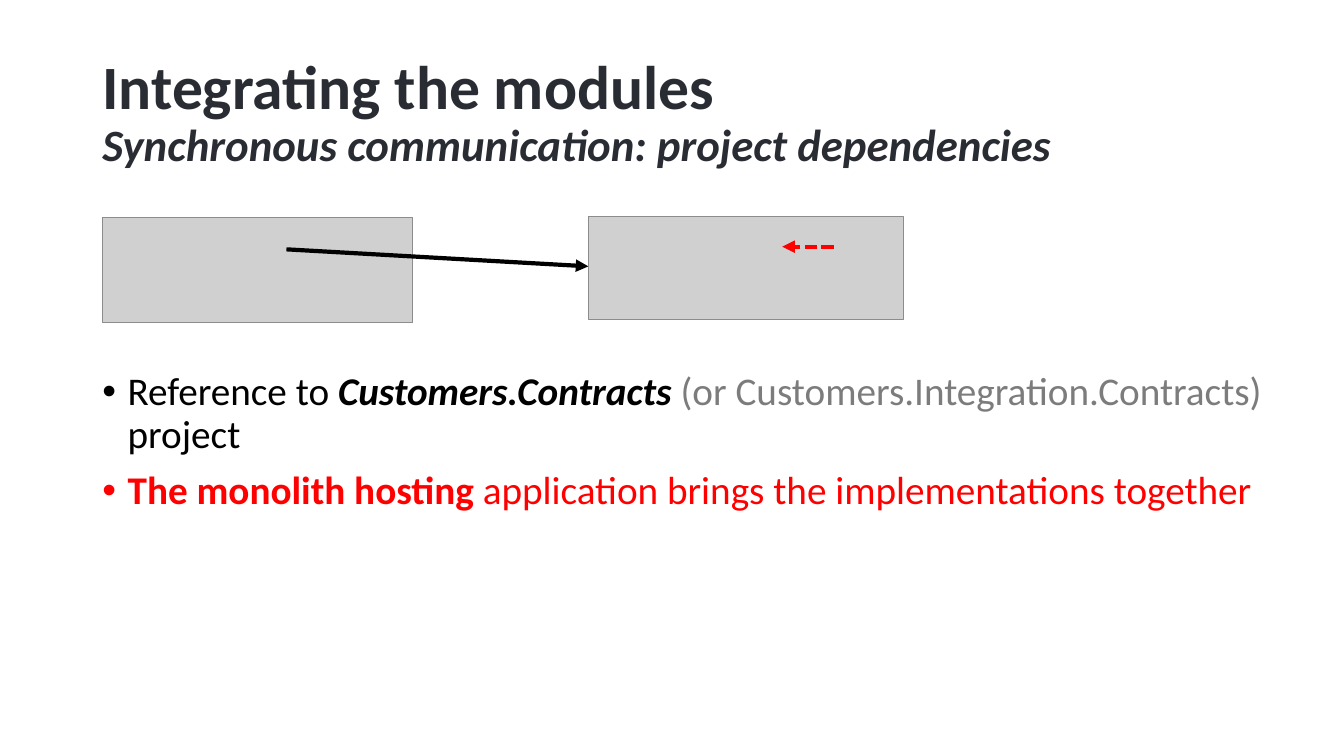
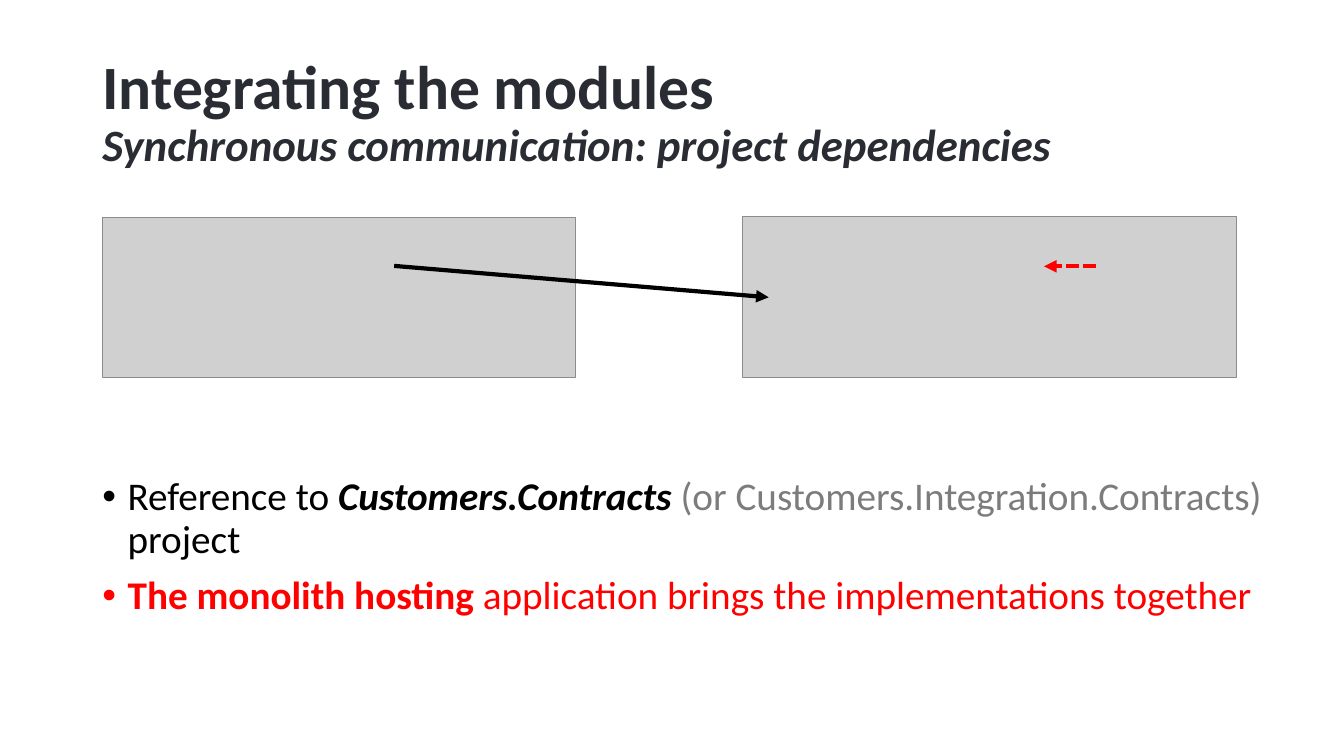
Before and after one commit to hikalkan/presentations, a slide deck: slide 25 of 2025-09-19 Dotnext St Petersburg/Monolith First Presentation.pptx. Drawn at 1344x756 pixels with LibreOffice and Linux fonts; fonts in the diff are those of the drawing; grey boxes stand for pictures; background and template pictures are left out. Boxes give left, top, right and bottom in pixels: in the first picture for what was removed or moved away, otherwise in the second. Text is boxed around its words. In the diff, an @@ line names an element or a change of style, - is before the commit and + after.

```diff
--- a/2025-09-19 Dotnext St Petersburg/Monolith First Presentation.pptx
+++ b/2025-09-19 Dotnext St Petersburg/Monolith First Presentation.pptx
@@ picture: place and size @@
-picture at [103,218,412,323]
+picture at [103,218,576,378]
@@ picture: place and size @@
-picture at [589,217,903,320]
+picture at [743,217,1237,378]
@@ arrow moved from (286, 249) - (589, 266) to (394, 266) - (769, 297) @@
@@ arrow moved from (835, 247) - (782, 247) to (1096, 266) - (1045, 266) @@
@@ text "Reference to Customers.Contracts (or Customers.Integration.C ...": place and size @@
-text "Reference to Customers.Contracts (or Customers.Integration.C ..." at [128,376,1262,511]
+text "Reference to Customers.Contracts (or Customers.Integration.C ..." at [128,481,1262,616]
```
Also in this commit, not shown: 2 other slides changed.
